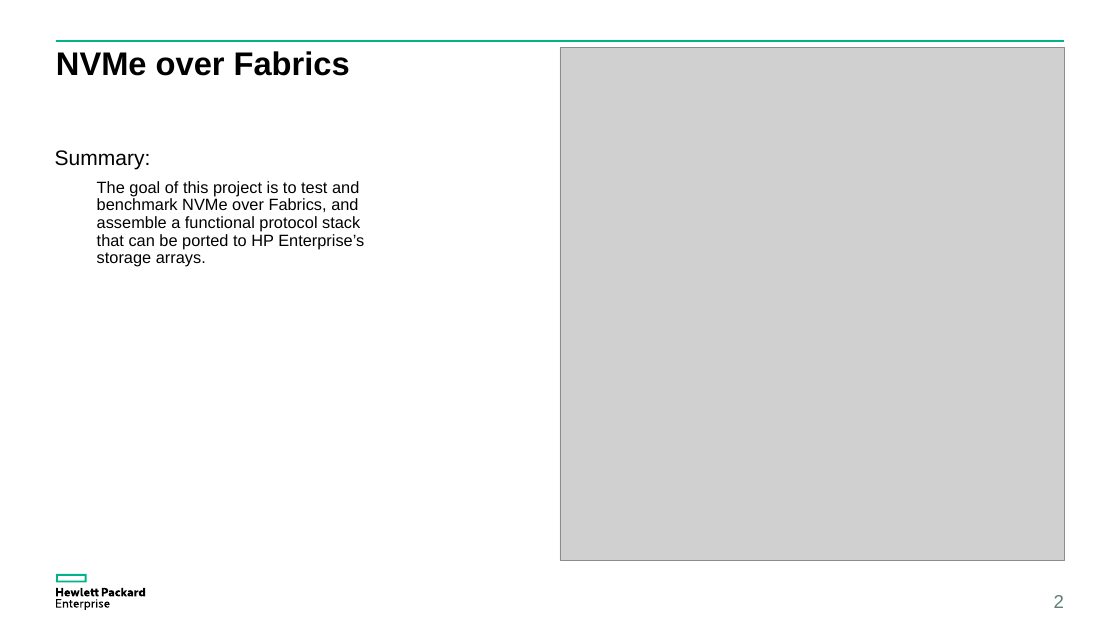
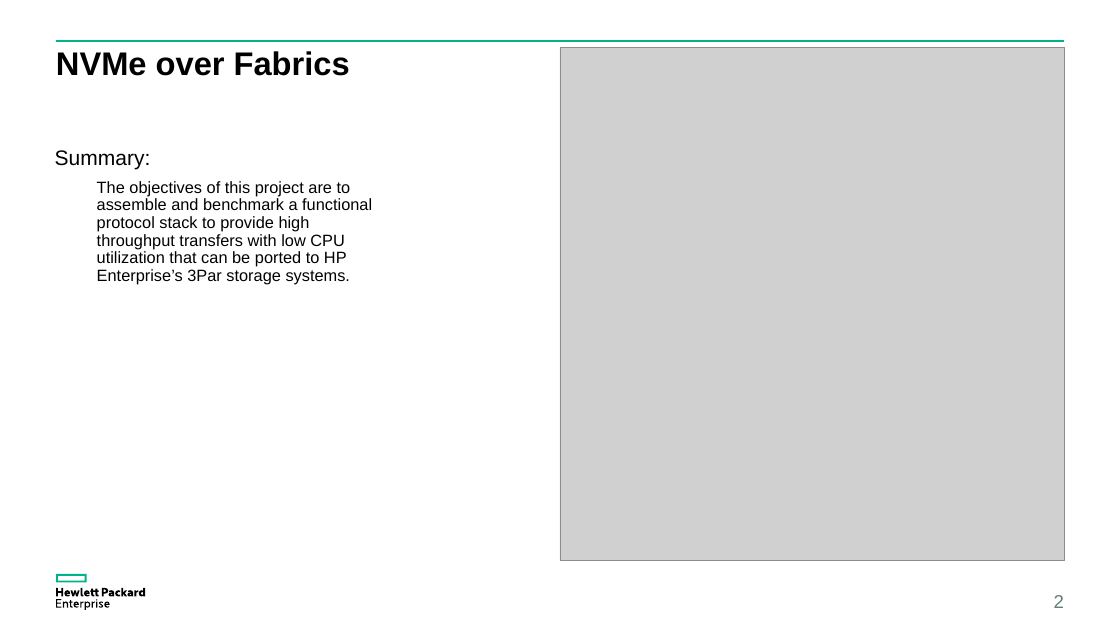
Before and after one commit to coy-humphrey/nvme-hpe, a slide deck: slide 2 of deliverables/HPE.Presentation.pptx. Drawn at 1120x630 pixels with LibreOffice and Linux fonts; fonts in the diff are those of the drawing; grey boxes stand for pictures. Boxes give left, top, right and bottom in pixels: in the first picture for what was removed or moved away, otherwise in the second. Text is boxed around its words. In the diff, an @@ line names an element or a change of style, - is before the commit and + after.

```diff
--- a/deliverables/HPE.Presentation.pptx
+++ b/deliverables/HPE.Presentation.pptx
@@ text at (97, 181, 372, 285): text changed @@
-  The goal of this project is to test and benchmark NVMe over Fabrics, and assemble a functional protocol stack that can be ported to HP Enterprise’s storage arrays.
+  The objectives of this project are to assemble and benchmark a functional protocol stack to provide high throughput transfers with low CPU utilization that can be ported to HP Enterprise’s 3Par storage systems.
```
Also in this commit, not shown: 6 other slides changed.
